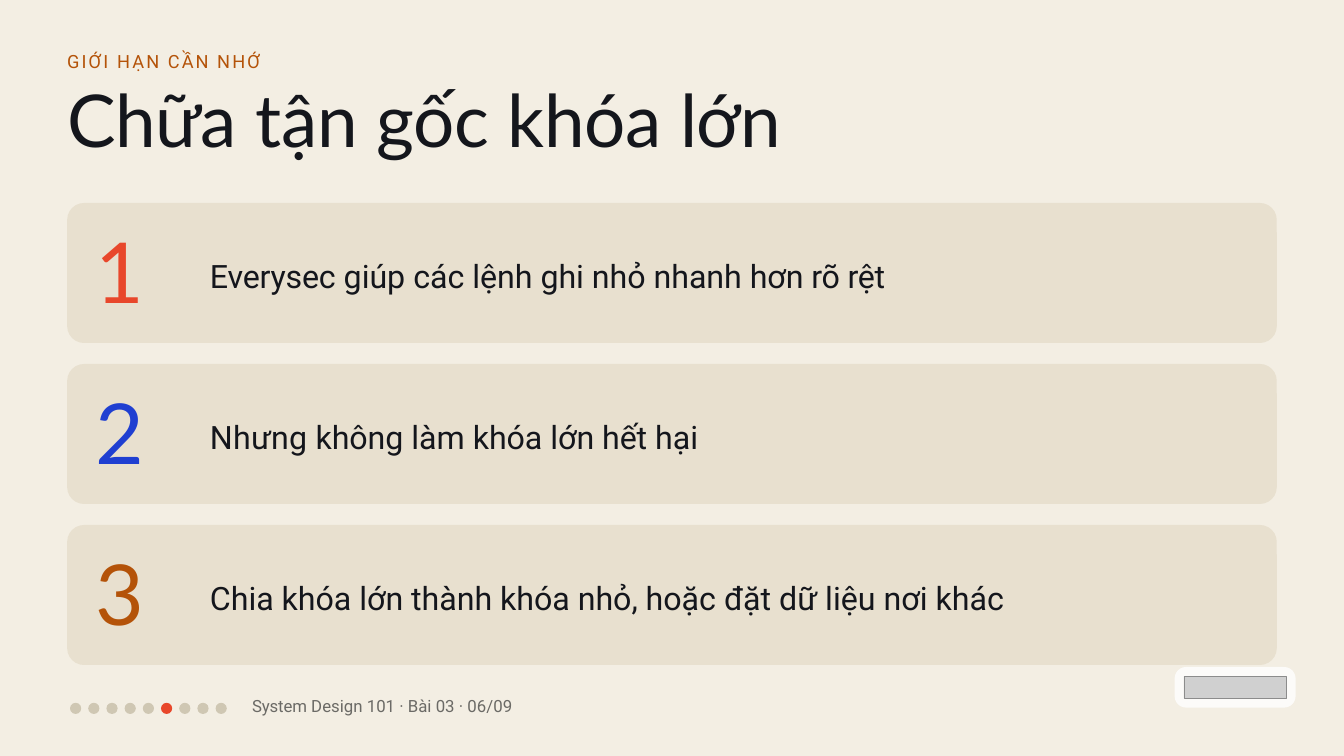
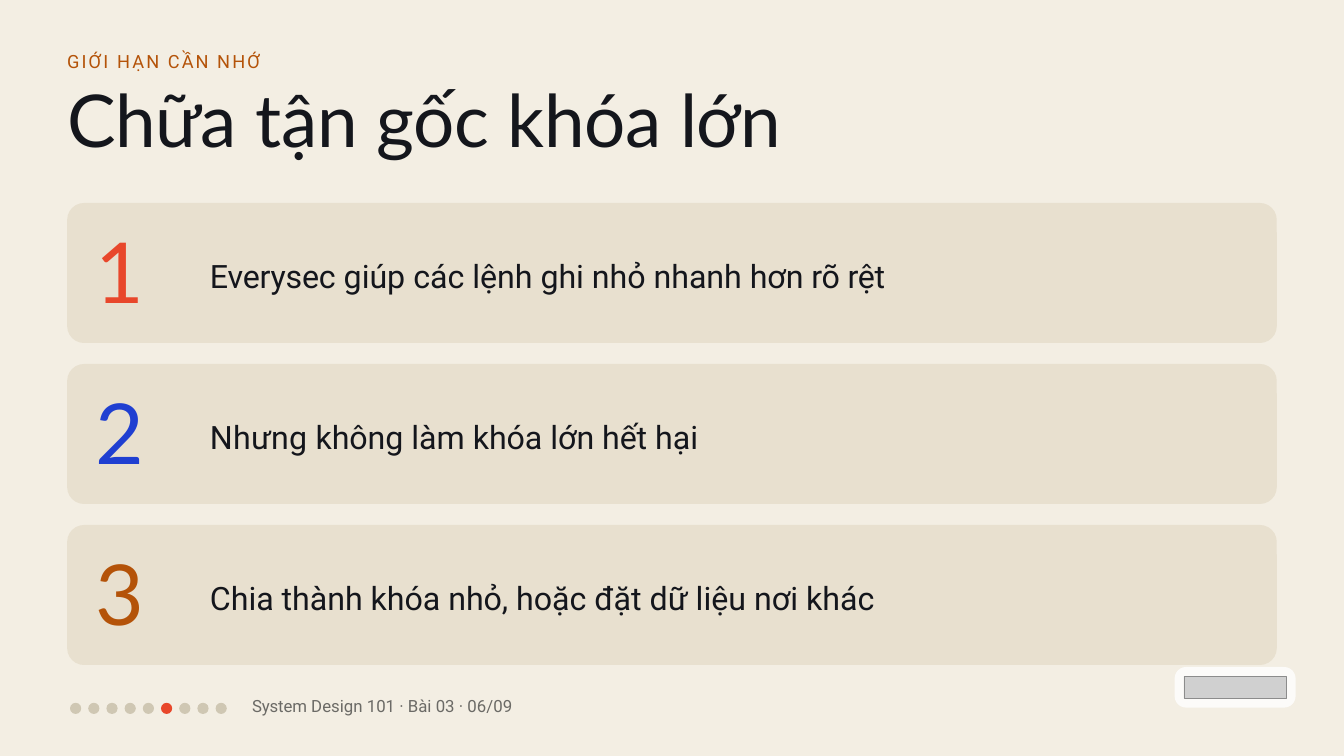
Before and after one commit to vohoailinh90/tool-marketing-studio, a slide deck: slide 6 of system-design-101/vi/lessons/sd-06-003/slides/sd-06-003.pptx. Drawn at 1344x756 pixels with LibreOffice and Linux fonts; fonts in the diff are those of the drawing; grey boxes stand for pictures. Boxes give left, top, right and bottom in pixels: in the first picture for what was removed or moved away, otherwise in the second. Text is boxed around its words. In the diff, an @@ line names an element or a change of style, - is before the commit and + after.

```diff
--- a/system-design-101/vi/lessons/sd-06-003/slides/sd-06-003.pptx
+++ b/system-design-101/vi/lessons/sd-06-003/slides/sd-06-003.pptx
@@ text at (210,584,874,616): text changed @@
-Chia khóa lớn thành khóa nhỏ, hoặc đặt dữ liệu nơi khác
+Chia thành khóa nhỏ, hoặc đặt dữ liệu nơi khác
```
Also in this commit, not shown: 2 other files.
